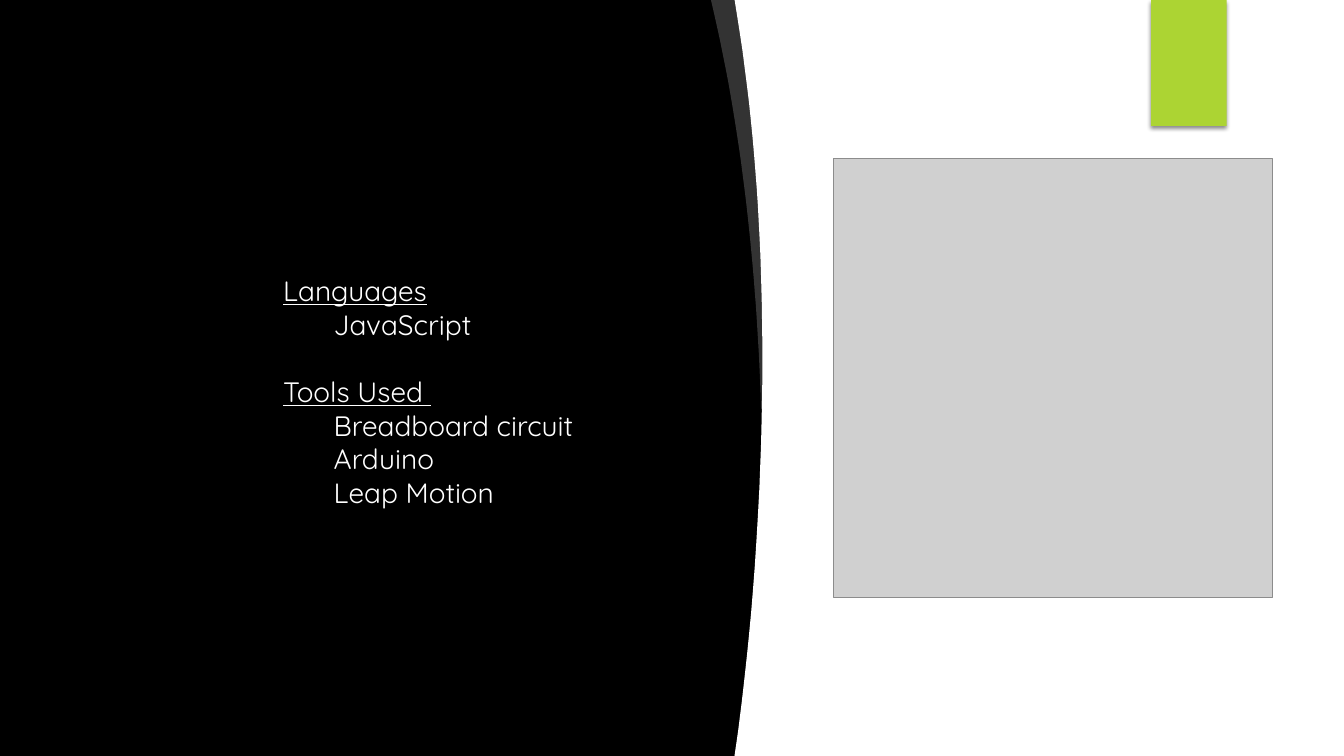
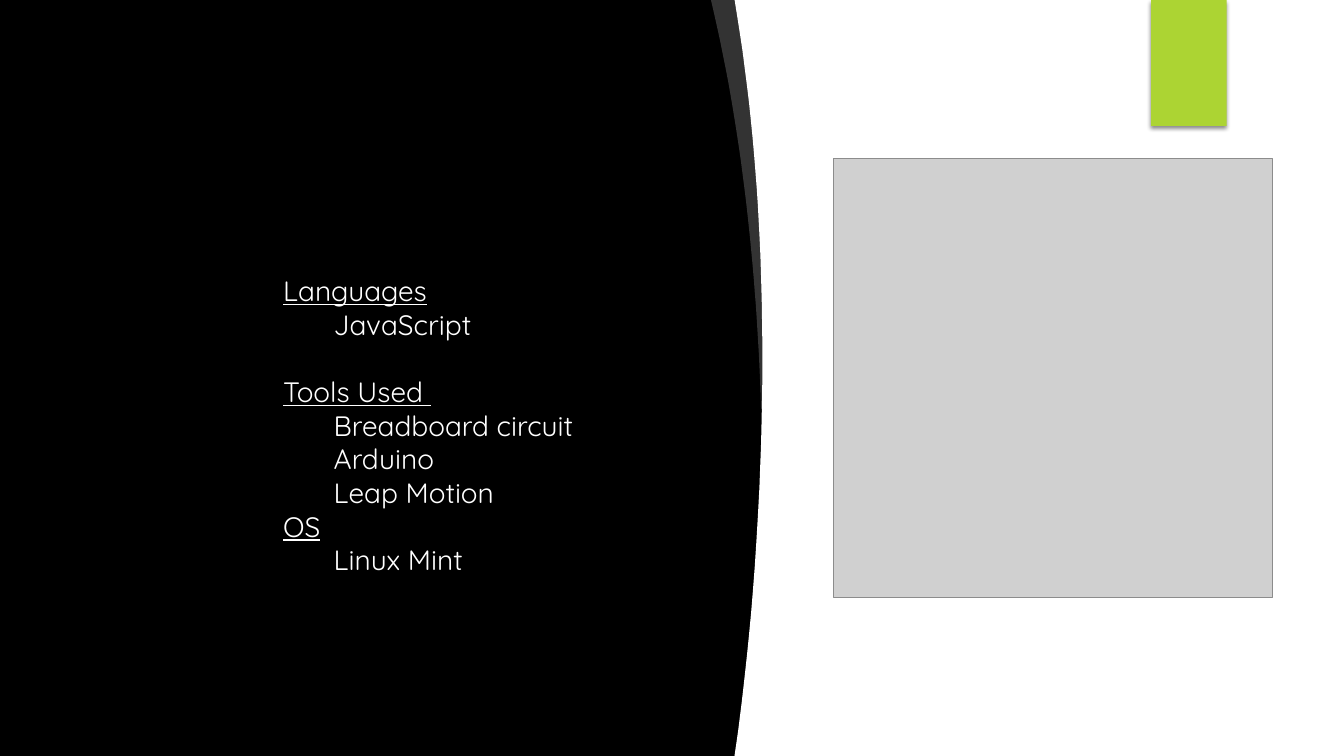
Before and after one commit to Gazza1996/Gesture-Based-UI, a slide deck: slide 3 of Presentation/PROJECT FOR GESTURE BASED UI DEVELOPMENT.pptx (slide 2 before the commit). Drawn at 1344x756 pixels with LibreOffice and Linux fonts; fonts in the diff are those of the drawing; grey boxes stand for pictures; background and template pictures are left out. Boxes give left, top, right and bottom in pixels: in the first picture for what was removed or moved away, otherwise in the second. Text is boxed around its words. In the diff, an @@ line names an element or a change of style, - is before the commit and + after.

```diff
--- a/Presentation/PROJECT FOR GESTURE BASED UI DEVELOPMENT.pptx
+++ b/Presentation/PROJECT FOR GESTURE BASED UI DEVELOPMENT.pptx
@@ text at [283, 517, 463, 571]: paragraphs added @@
+OS
+Linux Mint
```
Also in this commit, not shown: 3 slides added.
